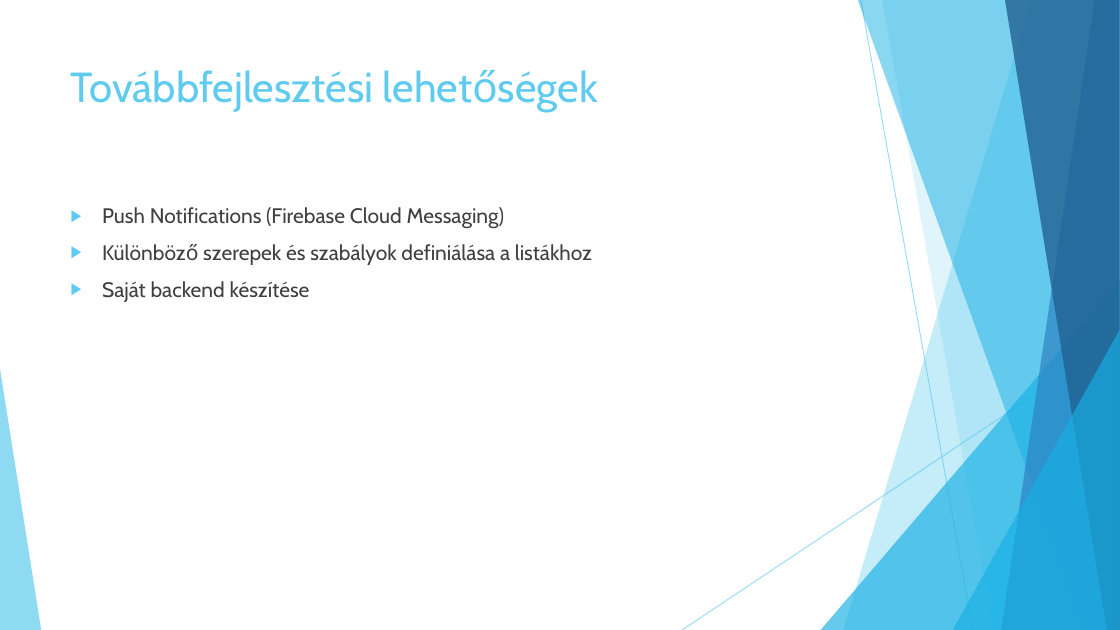
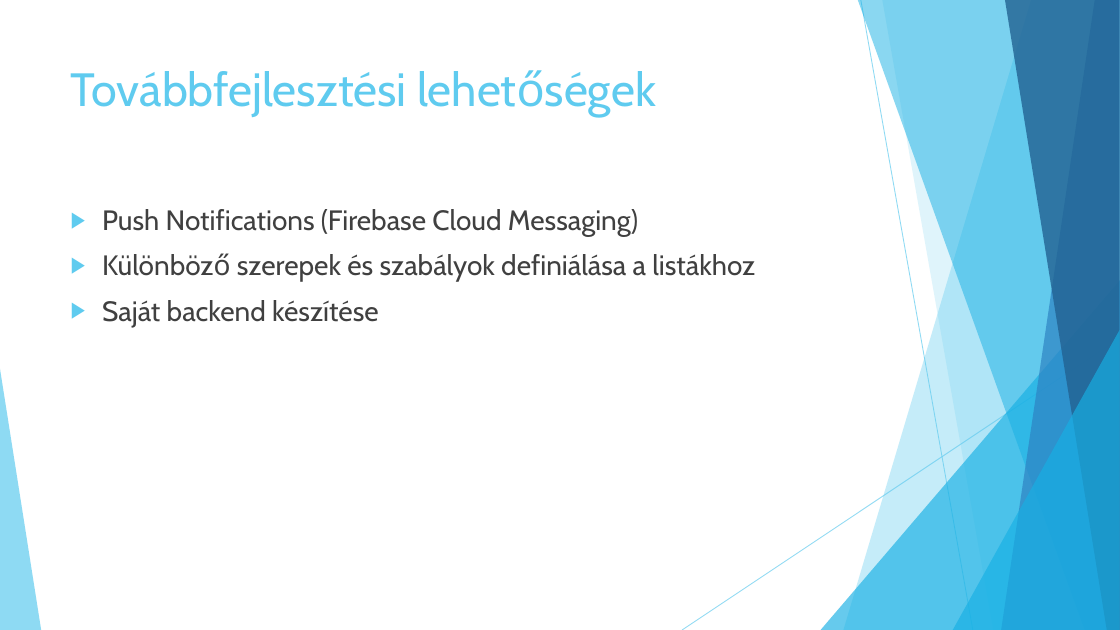
Before and after one commit to Maxtr0n/ShoppingListAndroid, a slide deck: slide 9 of bemutato.pptx (slide 7 before the commit). Drawn at 1120x630 pixels with LibreOffice and Linux fonts; fonts in the diff are those of the drawing. Boxes give left, top, right and bottom in pixels: in the first picture for what was removed or moved away, otherwise in the second. Text is boxed around its words. In the diff, an @@ line names an element or a change of style, - is before the commit and + after.

```diff
--- a/bemutato.pptx
+++ b/bemutato.pptx
@@ title "Továbbfejlesztési lehetőségek" at (x1=71, y1=71, x2=407, y2=117): size 36 to 40 pt @@
@@ text "Push Notifications (Firebase Cloud Messaging)" at (x1=102, y1=209, x2=755, y2=327): size 18 to 24 pt @@
```
Also in this commit, not shown: 2 other slides changed, 3 slides added, 1 slide removed, 3 other files.
